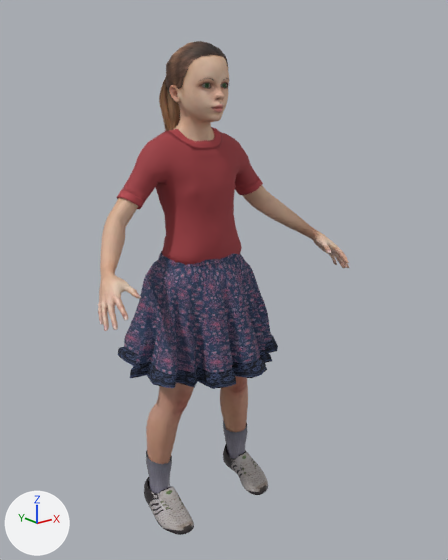
Before and after pictures for a commit that changed the glTF model public/life/assets/cast/girl.glb.
The view is the same before and after, from a camera (50 mm lens) standing at (-0.955, -1.325, 1.172) and looking at (0.045, -0.075, 0.672). The axes (+X, +Y, +Z) are drawn at lower left. The lights are the same throughout. The first picture is the older version. Vertices at exactly the same position are counted once.

In view in the first picture: 'Body', 'Clothes', 'Clothes2', 'Hair', 'Head', 'Shoes' and 1 more.
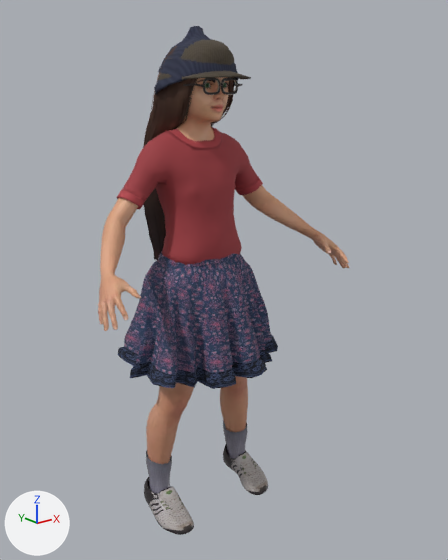
Where the change shows, as pixel boxes (x1, y1, x2, y2) in the pictures (448 x 560 px; the box of a moved part takes in the faces that stretch with it):
'Body', surface changed: (98, 133, 349, 427) in both
'Head', surface changed (darker): (176, 77, 229, 141) in both
'Hair', surface changed, reshaped: before (159, 41, 228, 131); after (143, 46, 234, 260)
'Acc_beanie', added (blue): after (154, 26, 239, 94)
'Acc_cap_flat', added (brown): after (158, 40, 251, 80)
'Hair_hat', added (mostly hidden): after (143, 78, 234, 260)
'Acc_glasses_square', added: after (183, 78, 243, 95)
'Acc_glasses_round', added: after (205, 77, 237, 95)
part 1 of me_girl_hair, deleted (brown): before (159, 77, 180, 131)
part 2 of me_girl_hair, moved or reshaped: before (163, 41, 228, 130); after (143, 46, 234, 260)

Edits to the bpy script that builds the scene:
```text
Change mat_skin:
    mat_skin.texture: img_young_lightskinned_female_diffuse -> img_young_lightskinned_male_diffuse
Change mat_girl_hair:
    where n4 = _N.new('ShaderNodeTexImage'); n4.name = 'Image Texture'
    n4.image: img_ponytail01_diffuse -> img_long01_diffuse
Change me_girl_hair:
    remove me_girl_hair.from_pydata(...)  # 3676 vertices, 5344 faces; spans x -0.073..0.072, y -0.101..0.123, z 0.979..1.274
    add me_girl_hair.from_pydata(...)  # 3237 vertices, 4108 faces; spans x -0.108..0.108, y -0.11..0.1, z 0.704..1.279
    me_girl_hair part 1: the loose piece of 1736 vertices spanning x -0.032..0.029, y 0.053..0.121, z 0.992..1.226 is deleted
    me_girl_hair part 2: 1858 vertices removed from x -0.073..0.072, y -0.101..0.123, z 0.979..1.274; 3236 vertices added at x -0.108..0.108, y -0.11..0.1, z 0.704..1.279
    other edits to the shape of me_girl_hair do not show in these pictures
Add ob_hair_hat:
    ob_hair_hat = bpy.data.objects.new('Hair_hat', me_girl_hair_001)  # 3228 vertices, 4108 faces; spans x -0.108..0.108, y -0.11..0.1, z 0.704..1.276
    ob_hair_hat.location = (0.0, 0.0, 0.0)
Add ob_acc_glasses_square:
    ob_acc_glasses_square = bpy.data.objects.new('Acc_glasses_square', me_acc_glasses_square)  # 402 vertices, 792 faces; spans x -0.0739..0.0739, y -0.1257..0.0019, z 1.1434..1.1897; in mat_acc_glasses_square (dark grey #383535)
    ob_acc_glasses_square.location = (0.0, 0.0, 0.0)
Add ob_acc_glasses_round:
    ob_acc_glasses_round = bpy.data.objects.new('Acc_glasses_round', me_acc_glasses_round)  # 402 vertices, 792 faces; spans x -0.0729..0.0729, y -0.1246..0.0012, z 1.144..1.1912; in mat_acc_glasses_round (light grey #c4bcad)
    ob_acc_glasses_round.location = (0.0, 0.0, 0.0)
Add ob_acc_cap_flat:
    ob_acc_cap_flat = bpy.data.objects.new('Acc_cap_flat', me_acc_cap_flat)  # 1230 vertices, 2456 faces; spans x -0.099..0.099, y -0.178..0.071, z 1.149..1.279; in mat_acc_cap (picture img_acc_cap_tweed)
    ob_acc_cap_flat.location = (0.0, 0.0, 0.0)
Add ob_acc_beanie:
    ob_acc_beanie = bpy.data.objects.new('Acc_beanie', me_acc_beanie)  # 1176 vertices, 2348 faces; spans x -0.106..0.107, y -0.132..0.072, z 1.137..1.31; in mat_acc_beanie (picture img_acc_beanie_knit)
    ob_acc_beanie.location = (0.0, 0.0, 0.0)
```
